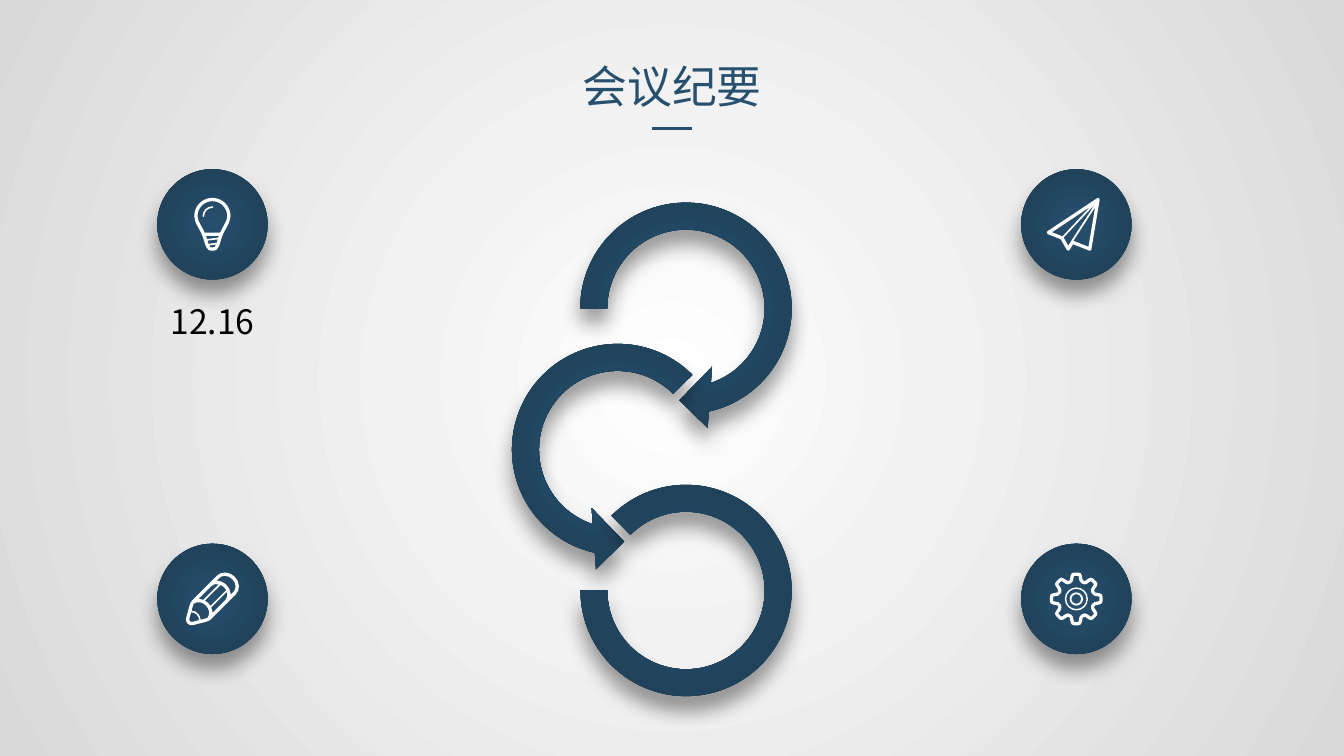
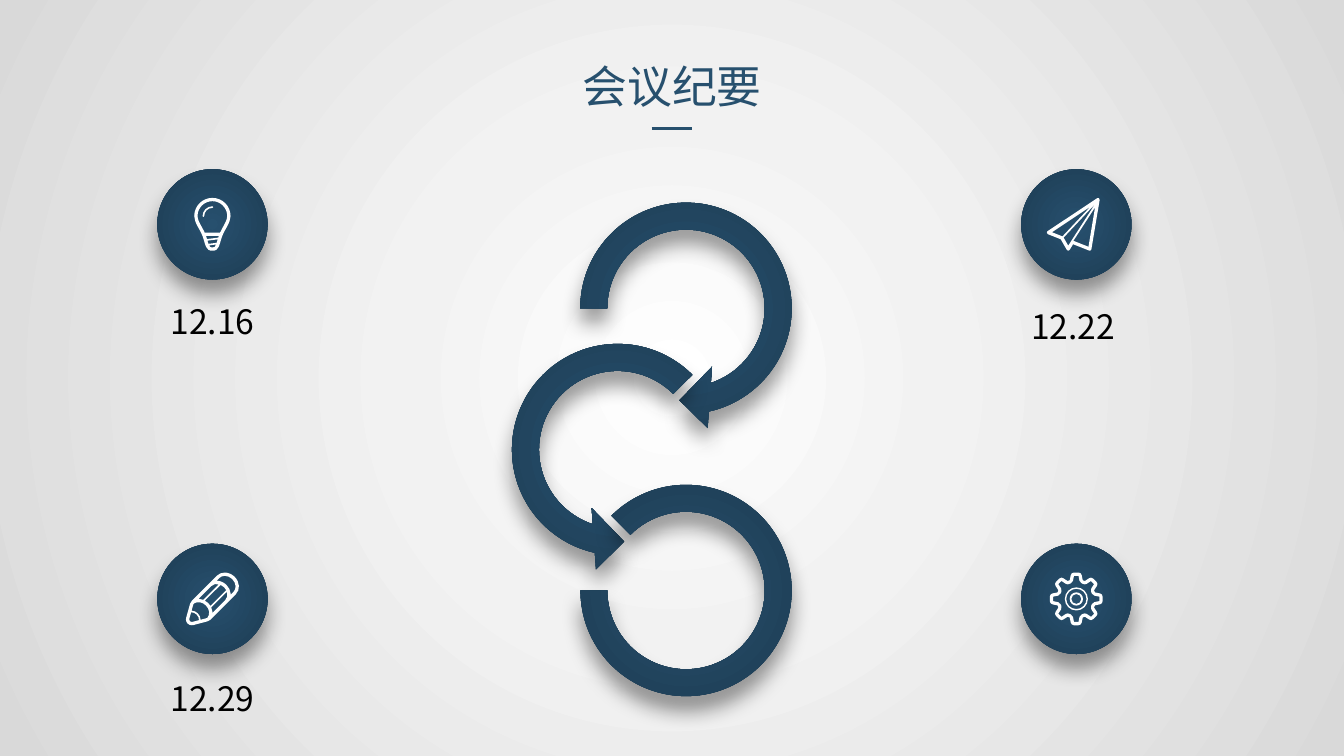
Before and after one commit to avgstuBoboge/SE2020-document, a slide deck: slide 14 of ppt/SE2020-G16-实现测试.pptx (slide 15 before the commit). Drawn at 1344x756 pixels with LibreOffice and Linux fonts; fonts in the diff are those of the drawing. Boxes give left, top, right and bottom in pixels: in the first picture for what was removed or moved away, otherwise in the second. Text is boxed around its words. In the diff, an @@ line names an element or a change of style, - is before the commit and + after.

```diff
--- a/ppt/SE2020-G16-实现测试.pptx
+++ b/ppt/SE2020-G16-实现测试.pptx
@@ text added at <box>1031,314,1115,340</box>, 18 pt, text #000000 @@
+12.22
@@ text added at <box>171,686,255,712</box>, 18 pt, text #000000 @@
+12.29
```
Also in this commit, not shown: 4 other slides changed, 3 slides removed, 1 other file.
